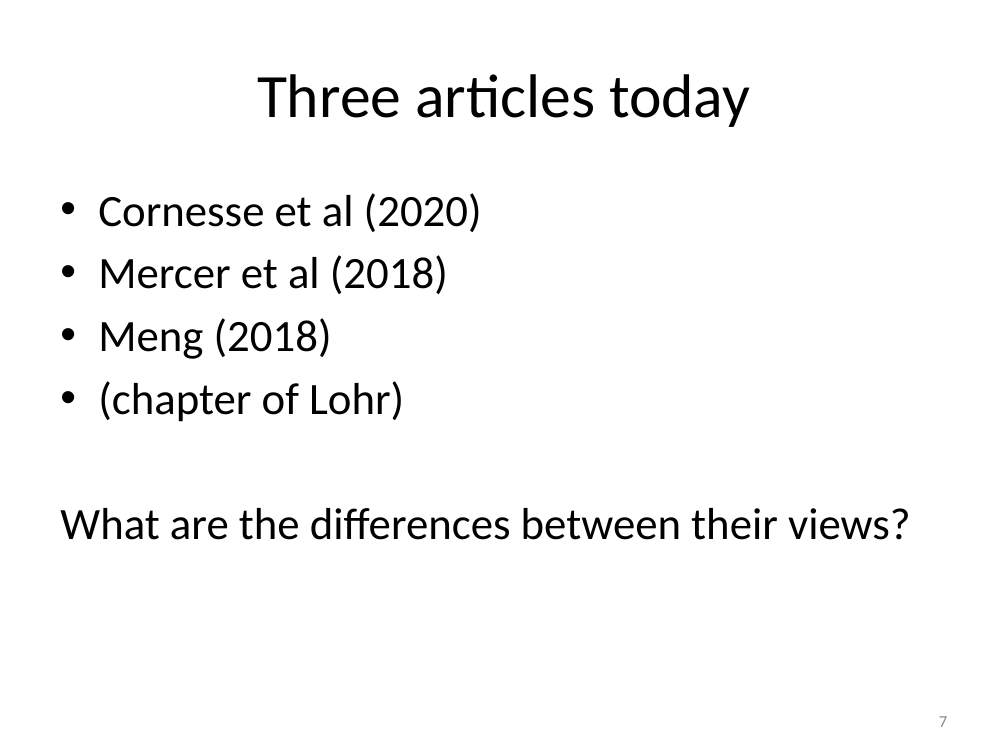
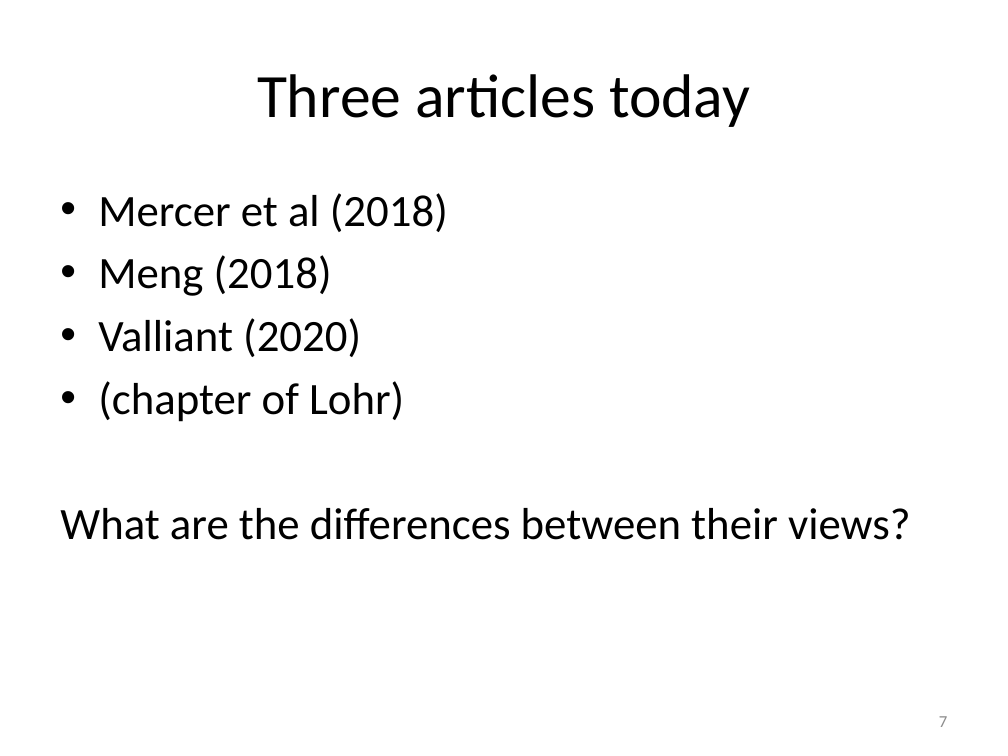
Before and after one commit to peterlugtig/peterlugtig.github.io, a slide deck: slide 7 of static/files/SDA/week13/lecture_week_13.pptx. Drawn at 1008x756 pixels with LibreOffice and Linux fonts; fonts in the diff are those of the drawing. Boxes give left, top, right and bottom in pixels: in the first picture for what was removed or moved away, otherwise in the second. Text is boxed around its words. In the diff, an @@ line names an element or a change of style, - is before the commit and + after.

```diff
--- a/static/files/SDA/week13/lecture_week_13.pptx
+++ b/static/files/SDA/week13/lecture_week_13.pptx
@@ text at (x1=98, y1=193, x2=482, y2=232): paragraph removed @@
-• Cornesse et al (2020)
@@ text at (x1=98, y1=318, x2=361, y2=357): paragraph added @@
+• Valliant (2020)
```
Also in this commit, not shown: 9 other slides changed, 3 slides added, 1 slide removed, 7 other files.
